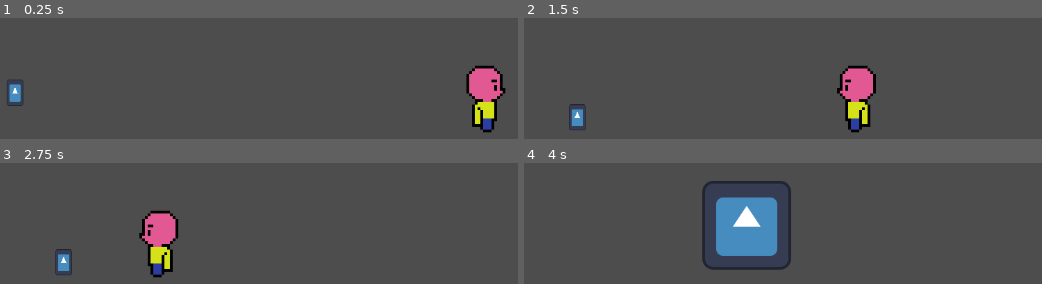
Above: before the commit, frames 1-4 (two rows, left to right).
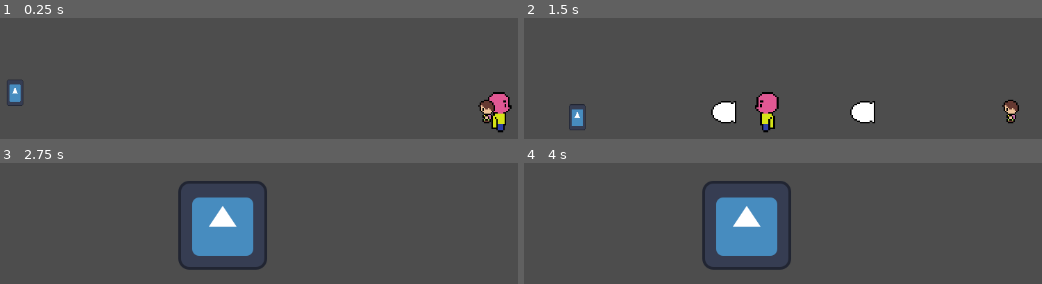
Above: after the commit, the same moments.

Repository: inukhann/AlpisteJam
Game: Godot game, scene res://scenes/teste.tscn
Same seed, same stepped clock (60 frames per second), same inputs: the game is played once before the commit and once after it. This scene is started directly instead of the project's main scene. The engine's default icon, where the game draws it, is replaced by a stand-in: a white triangle on a blue panel in a dark square.
Inputs:
- Up to frame 1 (0.25 s): no input
- Up to frame 2 (1.5 s): hold Right (MOVE_RIGHT) 0.53-1.28 s; tap W (JUMP) at 0.77 s; hold Left (MOVE_LEFT) from 1.28 s (still down)
- Up to frame 3 (2.75 s): tap W (JUMP) at 1.52 s; release Left (MOVE_LEFT) at 2.03 s; hold Right (MOVE_RIGHT) from 2.03 s (still down)
- Up to frame 4 (4 s): tap W (JUMP) at 3.02, 3.77 s; tap Enter at 3.5 s; release Right (MOVE_RIGHT) at 3.53 s; hold Left (MOVE_LEFT) from 3.53 s (still down)

The runs differ from the first frame. In frame 1, 3.5% of the frame differs, in the area x 89-99%, y 39-95%; in frame 2, 5.3%; in frame 3, 11%, in the area x 10-52%, y 14-95%; in frame 4, nothing differs.

Commit message:
enemy2.prototipo

Diff:
--- a/LimbPunk/project.godot
+++ b/LimbPunk/project.godot
@@ -51,6 +51,11 @@
 2d_render/layer_2="Enemies"
 2d_render/layer_3="Walls"
 2d_render/layer_4="Buttons"
+2d_physics/layer_1="Player"
+2d_physics/layer_2="Fase"
+2d_physics/layer_3="Inimigos"
+2d_physics/layer_4="FaseInimigos"
+2d_physics/layer_5="Botão"
 
 [rendering]
 
--- /dev/null
+++ b/LimbPunk/scenes/cabeça.tscn
@@ -0,0 +1,43 @@
+[gd_scene load_steps=5 format=3 uid="uid://ccvuulxlp1nav"]
+
+[ext_resource type="Texture2D" uid="uid://cgqht4b2rm2fv" path="res://left1.png" id="1_22iuv"]
+[ext_resource type="Script" path="res://scripts/cabeça.gd" id="1_f8gch"]
+
+[sub_resource type="RectangleShape2D" id="RectangleShape2D_vobw0"]
+size = Vector2(383, 20)
+
+[sub_resource type="RectangleShape2D" id="RectangleShape2D_bw1av"]
+
+[node name="Cabeça" type="CharacterBody2D"]
+position = Vector2(186, 251)
+scale = Vector2(2, 2)
+collision_layer = 4
+script = ExtResource("1_f8gch")
+metadata/_edit_group_ = true
+
+[node name="Timer" type="Timer" parent="."]
+wait_time = 0.5
+autostart = true
+
+[node name="Area2D" type="Area2D" parent="."]
+position = Vector2(228, 7)
+collision_layer = 4
+
+[node name="CollisionShape2D" type="CollisionShape2D" parent="Area2D"]
+position = Vector2(-181.5, 0)
+shape = SubResource("RectangleShape2D_vobw0")
+
+[node name="Sprite2D" type="Sprite2D" parent="."]
+position = Vector2(228, 12)
+texture = ExtResource("1_22iuv")
+
+[node name="spawn_shoot" type="Marker2D" parent="."]
+position = Vector2(218, 5)
+
+[node name="CollisionShape2D" type="CollisionShape2D" parent="."]
+position = Vector2(226, 7)
+shape = SubResource("RectangleShape2D_bw1av")
+
+[connection signal="timeout" from="Timer" to="." method="_on_timer_timeout"]
+[connection signal="body_entered" from="Area2D" to="." method="_on_area_2d_body_entered"]
+[connection signal="body_exited" from="Area2D" to="." method="_on_area_2d_body_exited"]
--- a/LimbPunk/scenes/cyber_zumbi.tscn
+++ b/LimbPunk/scenes/cyber_zumbi.tscn
@@ -7,9 +7,11 @@
 size = Vector2(42, 85)
 
 [node name="CyberZumbi" type="CharacterBody2D"]
+scale = Vector2(0.6, 0.6)
 collision_layer = 4
 collision_mask = 10
 script = ExtResource("1_om1e7")
+metadata/_edit_group_ = true
 
 [node name="RayCast2D" type="RayCast2D" parent="."]
 position = Vector2(7, 0)
--- /dev/null
+++ b/LimbPunk/scenes/projetil.tscn
@@ -0,0 +1,22 @@
+[gd_scene load_steps=4 format=3 uid="uid://dtd6j2ntssr25"]
+
+[ext_resource type="Texture2D" uid="uid://cag7yirot2unu" path="res://sprites/bullet-sheet.png" id="1_kg3h6"]
+[ext_resource type="Script" path="res://scripts/projetil.gd" id="1_yhorf"]
+
+[sub_resource type="RectangleShape2D" id="RectangleShape2D_213r1"]
+
+[node name="Projetil" type="Area2D"]
+collision_layer = 11
+collision_mask = 3
+script = ExtResource("1_yhorf")
+
+[node name="CollisionShape2D" type="CollisionShape2D" parent="."]
+shape = SubResource("RectangleShape2D_213r1")
+
+[node name="Sprite2D" type="Sprite2D" parent="."]
+texture = ExtResource("1_kg3h6")
+
+[node name="ClearNode" type="VisibleOnScreenNotifier2D" parent="."]
+
+[connection signal="body_entered" from="." to="." method="_on_body_entered"]
+[connection signal="screen_exited" from="ClearNode" to="." method="_on_clear_node_screen_exited"]
--- a/LimbPunk/scenes/teste.tscn
+++ b/LimbPunk/scenes/teste.tscn
@@ -1,7 +1,8 @@
-[gd_scene load_steps=5 format=3 uid="uid://t7s02ar8rpmm"]
+[gd_scene load_steps=6 format=3 uid="uid://t7s02ar8rpmm"]
 
 [ext_resource type="PackedScene" uid="uid://deaj2dwrifxw5" path="res://scenes/Spark.tscn" id="1_7i37c"]
 [ext_resource type="PackedScene" uid="uid://d3eq82joidhug" path="res://scenes/cyber_zumbi.tscn" id="1_sejva"]
+[ext_resource type="PackedScene" uid="uid://ccvuulxlp1nav" path="res://scenes/cabeça.tscn" id="2_8wp4p"]
 
 [sub_resource type="RectangleShape2D" id="RectangleShape2D_ebx7q"]
 size = Vector2(1170, 1)
@@ -50,3 +51,6 @@
 position = Vector2(672, -60)
 rotation = 1.5708
 shape = SubResource("RectangleShape2D_qmpfl")
+
+[node name="Cabeça" parent="." instance=ExtResource("2_8wp4p")]
+position = Vector2(176, -54)
--- a/LimbPunk/scripts/CyberZumbi.gd
+++ b/LimbPunk/scripts/CyberZumbi.gd
@@ -2,7 +2,7 @@
 
 
 
-var speed = 200
+var speed = 300
 var move_direction = 1
 var gravity = 3000
 
--- /dev/null
+++ b/LimbPunk/scripts/cabeça.gd
@@ -0,0 +1,38 @@
+extends CharacterBody2D
+
+enum{ SHOOT, STOP}
+@onready var ProjetilInstance = preload("res://scenes/projetil.tscn")
+var STATUS
+
+# Called when the node enters the scene tree for the first time.
+func _ready():
+	STATUS = STOP
+
+
+# Called every frame. 'delta' is the elapsed time since the previous frame.
+func _process(_delta):
+	if STATUS == SHOOT:
+		$Timer.get_wait_time()
+
+
+
+
+
+func _on_area_2d_body_entered(_body):
+	STATUS = SHOOT
+
+
+
+func shoot():
+	var projetil = ProjetilInstance.instantiate()
+	add_child(projetil)
+	projetil.global_position = $spawn_shoot.global_position
+
+
+
+func _on_area_2d_body_exited(_body):
+	STATUS = STOP
+
+
+func _on_timer_timeout():
+	shoot()
--- /dev/null
+++ b/LimbPunk/scripts/projetil.gd
@@ -0,0 +1,19 @@
+extends Area2D
+
+
+var speed = 200
+var velocity = Vector2.ZERO
+var move_direction = -1
+
+func _physics_process(delta):
+	velocity.x = speed * delta * move_direction
+
+	translate(velocity)
+
+
+func _on_clear_node_screen_exited():
+	queue_free()
+
+
+func _on_body_entered(body):
+	body.gameover()
Binary file added: LimbPunk/left1.png
Not shown, added: LimbPunk/left1.png.import
Binary file added: LimbPunk/sprites/bullet-sheet.png
Not shown, added: LimbPunk/sprites/bullet-sheet.png.import
